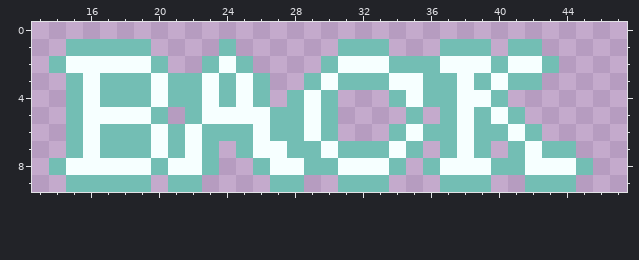
A pixel-art file gets an edit: sprites/label-back.aseprite. That is the earlier state.
60x10 pixels, 1 frame. Shown: x 13..47, y 0..9.
New version:
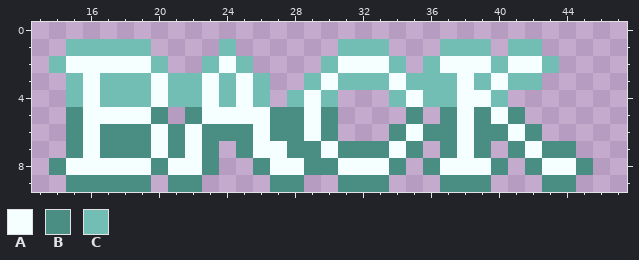
Palette (. is transparent): A #f6ffff  B #4a8d83  C #73beb4
Diff:
Changed rows in their new state; - is an unchanged pixel.
first column x 14:
 2 ---------------------.----------
 3 ---------------------C----------
 5 -B----B-B----BB-B----B-B-B-B----
 6 -B-BBB-B-BBB-BB-B---B-BB-BB-B---
 7 -B-BBB-B-B-B--BB-BBB-B-B-B-B-BB-
 8 B-----B--B--B--BB---B-B---B.B--B
 9 -BBBBB-BB----BB--BBB---BBB--.BB-
